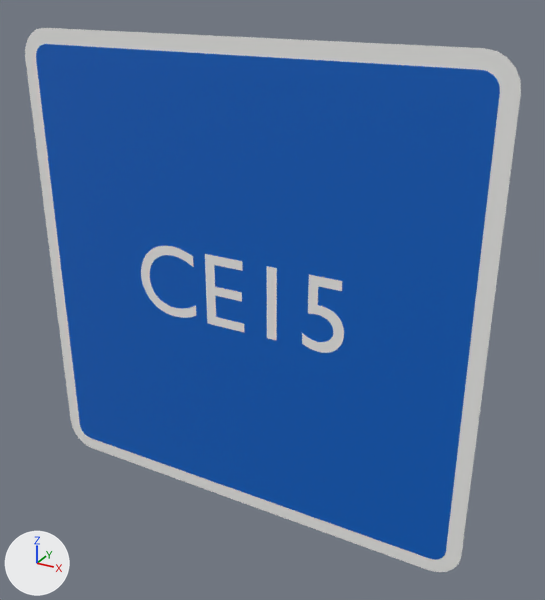
Renders of the glTF model panneaux/05_CE_services/CE15.glb from each side of a commit.
The view is the same before and after, from a camera (50 mm lens) standing at (0.475, -0.77, 0.395) and looking at (0.04, 0.021, 0.0). Lighting does not change. The marker at lower left points along +X, +Y and +Z. The older version comes first. Where no turn or scale is listed for an object, it has been applied to the vertices. Vertices at exactly the same position are counted once.

The first picture shows 'CE15_cadre00', 'CE15_fond01', 'CE15_txt02' and 1 more.
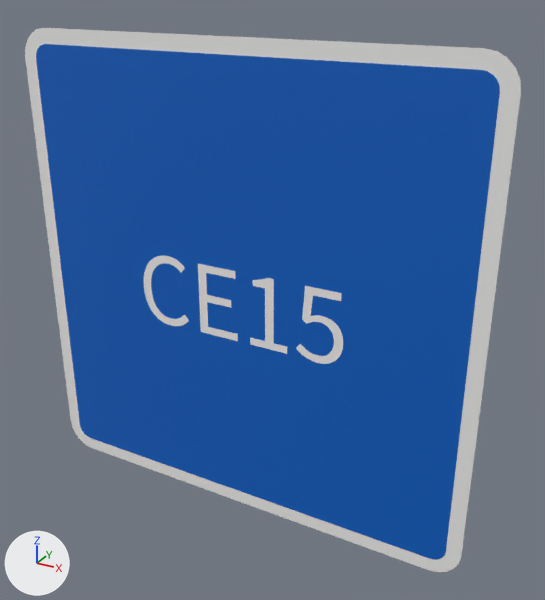
Pixel boxes [x1, y1, x2, y2] of what changed, in the pictures (545 x 600 px; the box of a moved part takes in the faces that stretch with it):
```json
{"object": "CE15_txt02", "change": "reshaped", "before": [141, 246, 344, 353], "after": [144, 255, 343, 364]}
{"part": 1, "of": "me_t_475", "change": "rebuilt", "before": [141, 246, 196, 318], "after": [144, 255, 189, 326], "on screen": "18% narrower"}
{"part": 2, "of": "me_t_475", "change": "rebuilt", "before": [205, 254, 244, 332], "after": [198, 264, 238, 341]}
{"part": 3, "of": "me_t_475", "change": "added", "after": [250, 278, 287, 354]}
{"part": 4, "of": "me_t_475", "change": "moved or reshaped", "before": [267, 266, 344, 353], "after": [296, 286, 343, 364]}
```

Scene script edits in JSON lines:
```json
{"block": "me_t_475", "where": "# used by ob_ce15_txt02; location = (0.0, -0.002, 0.0)"}
{"op": "remove", "block": "me_t_475", "code": "me_t_475.from_pydata(...)  # 384 vertices, 752 faces; spans x -0.155..0.153, y 0.0, z -0.045..0.057"}
{"op": "add", "block": "me_t_475", "code": "me_t_475.from_pydata(...)  # 470 vertices, 924 faces; spans x -0.152..0.152, y 0.0, z -0.061..0.042"}
{"block": "me_t_475", "change": "me_t_475 part 1: the loose piece of 196 vertices spanning x -0.155..-0.065, y 0.0, z -0.045..0.057 is rebuilt with 196 vertices and now spans x -0.152..-0.077, y 0.0, z -0.061..0.042"}
{"block": "me_t_475", "change": "me_t_475 part 2: the loose piece of 24 vertices spanning x -0.047..0.011, y 0.0, z -0.044..0.056 is rebuilt with 24 vertices and now spans x -0.059..0.0, y 0.0, z -0.059..0.041"}
{"block": "me_t_475", "change": "me_t_475 part 3: a new loose piece of 44 vertices spanning x 0.02..0.075, y 0.0, z -0.059..0.041, in mat_blanc_retro (white #f3f3f1)"}
{"block": "me_t_475", "change": "me_t_475 part 4: 2 vertices moved within x 0.138, y 0.0, z -0.018; 156 vertices removed from x 0.045..0.153, y 0.0, z -0.045..0.056; 198 vertices added at x 0.087..0.152, y 0.0, z -0.061..0.041"}
```
